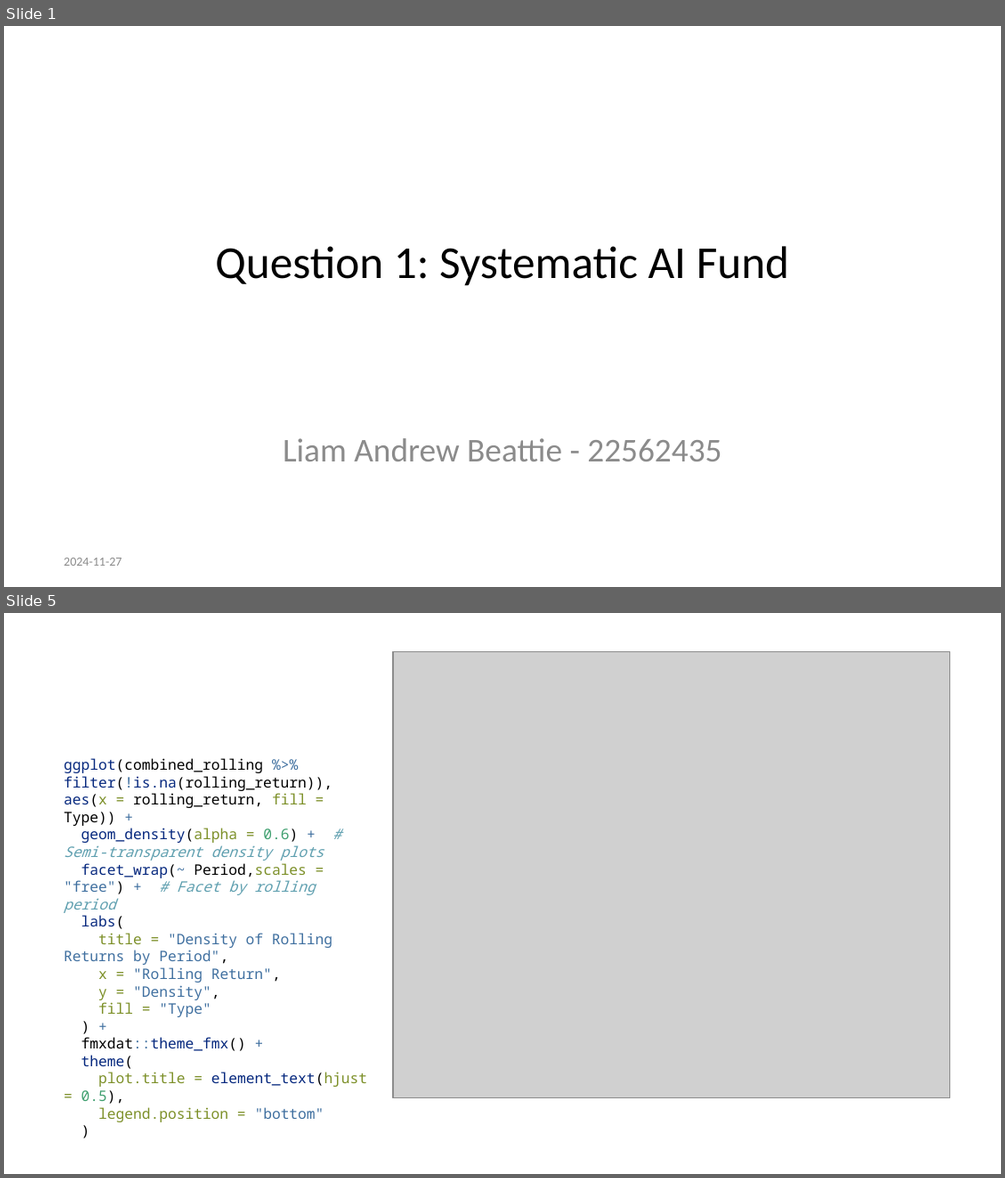
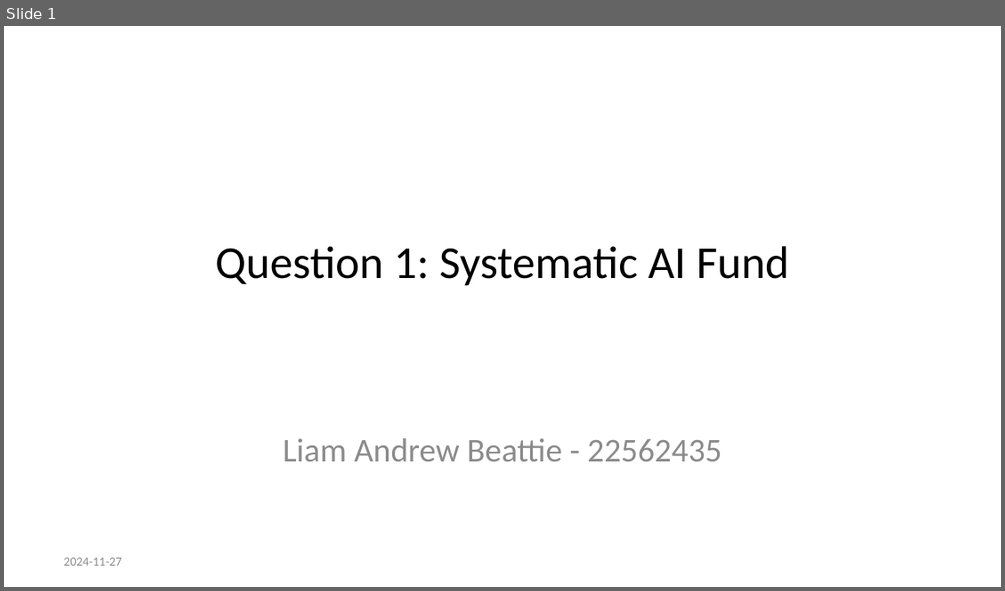
Before and after one commit to 22562435/22562435-FinEcosExam, a slide deck: Questions/Question 1/README.pptx. Shown one above the other, each under a label of ours: slides 1 and 5 before the commit, slide 1 after it; the slides between them are not shown. The pictures are 1005x1178 and 1005x591 pixels, drawn with LibreOffice and Linux fonts; fonts in the diff are those of the drawing; grey boxes stand for pictures. Boxes give left, top, right and bottom in pixels: in the first picture for what was removed or moved away, otherwise in the second. Text is boxed around its words. In the diff, an @@ line names an element or a change of style, - is before the commit and + after.

```diff
--- a/Questions/Question 1/README.pptx
+++ b/Questions/Question 1/README.pptx
@@ slide 5 removed at [4,613,1001,1174], background #FFFFFF @@
@@ picture removed at [393,652,949,1097] @@
@@ text removed at [64,758,367,1122] @@
-ggplot(combined_rolling %>% filter(!is.na(rolling_return)), aes(x = rolling_return, fill = Type)) +
-geom_density(alpha = 0.6) + # Semi-transparent density plots
-facet_wrap(~ Period,scales = "free") + # Facet by rolling period
-labs(
-title = "Density of Rolling Returns by Period",
-x = "Rolling Return",
-y = "Density",
-fill = "Type"
-) +
-fmxdat::theme_fmx() +
-theme(
-plot.title = element_text(hjust = 0.5),
-legend.position = "bottom"
-)
```
Also in this commit, not shown: 3 slides added, 4 other slides removed, 17 other files.
